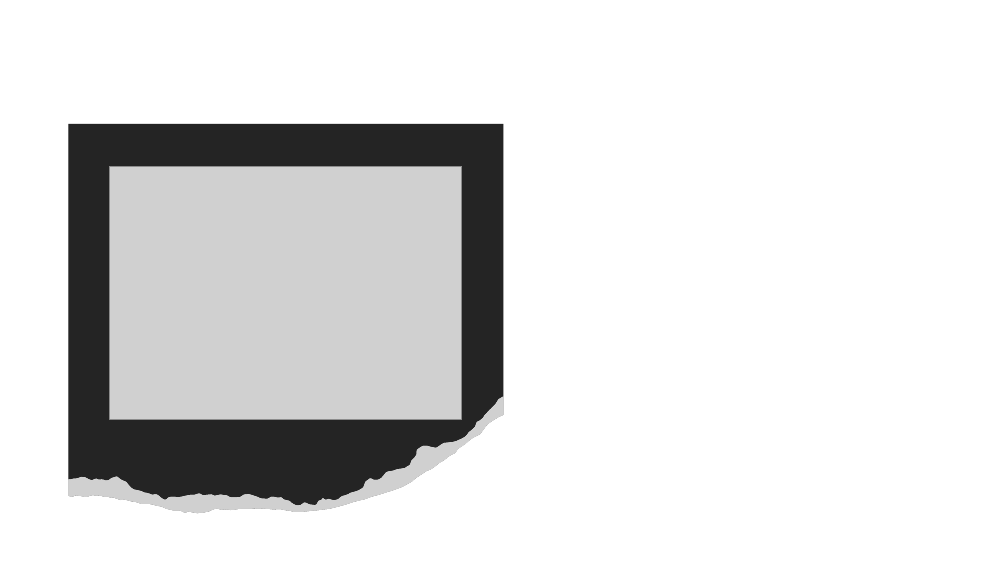
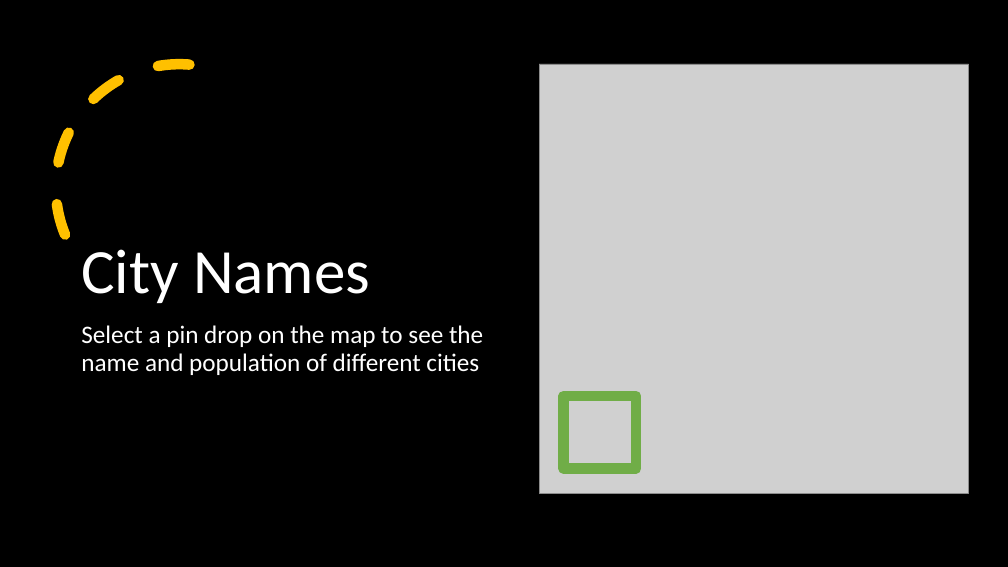
Before and after one commit to Dizzybelle/Project-3, a slide deck: slide 6 of Japan_presentation.pptx. Drawn at 1008x567 pixels with LibreOffice and Linux fonts; fonts in the diff are those of the drawing; grey boxes stand for pictures. Boxes give left, top, right and bottom in pixels: in the first picture for what was removed or moved away, otherwise in the second. Text is boxed around its words. In the diff, an @@ line names an element or a change of style, - is before the commit and + after.

```diff
--- a/Japan_presentation.pptx
+++ b/Japan_presentation.pptx
@@ background #FFFFFF to #000000 @@
@@ arc (boxed as its full ellipse) added at <box>42,51,317,325</box>, outline #FFC000 10 pt dashed @@
@@ picture: place and size @@
-picture at <box>110,166,462,420</box>
+picture at <box>539,64,969,494</box>
@@ title added at <box>81,249,370,303</box>, 60 pt, text #FFFFFF @@
+City Names
@@ text added at <box>81,325,483,375</box>, 24 pt, text #FFFFFF @@
+Select a pin drop on the map to see the name and population of different cities
@@ group removed at <box>68,124,503,513</box>: 3 freeform shapes, 1 picture @@
@@ rectangle added at <box>564,396,637,469</box>, outline #70AD47 10 pt @@
```
Also in this commit, not shown: 7 other slides changed.
